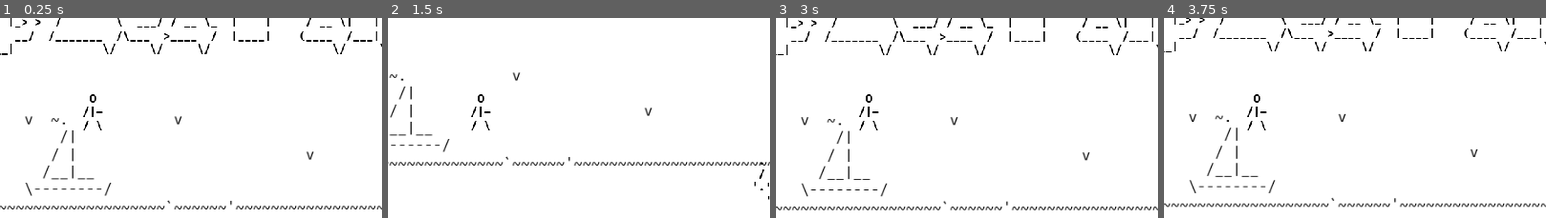
Above: before the commit, frames 1-4 (left to right).
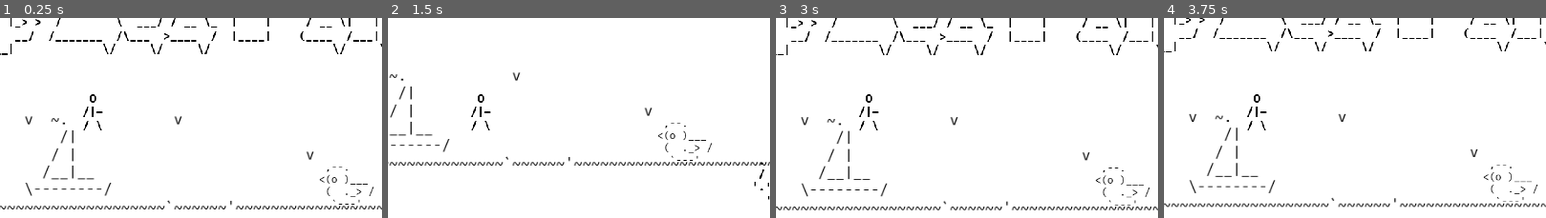
Above: after the commit, the same moments.

Repository: takumisegi/2D-Game-Project
Game: Godot game, scene res://Scene/main scene.tscn
Same seed, same stepped clock (60 frames per second), same inputs: the game is played once before the commit and once after it. This scene is started directly instead of the project's main scene.
Inputs (mouse positions are % of the whole screen's width and height, from its top left):
- Up to frame 1 (0.25 s): no input
- Up to frame 2 (1.5 s): hold Right (ui_right) 0.53-1.28 s; hold Down (ui_down) from 1.28 s (still down)
- Up to frame 3 (3 s): release Down (ui_down) at 2.03 s; hold Right (ui_right) 2.03-2.75 s; click (50, 60) at 2.75 s
- Up to frame 4 (3.75 s): hold Space (swim_up) from 3.53 s (still down)
The pictures show only the part of the screen within x 30-80%, y 41-91%; the shares and areas given below are measured in that part.

The runs differ from the first frame. In frame 1, 0.2% of the frame differs, in the area x 83-98%, y 74-94%; in frame 2, 0.2%; in frame 3, 0.2%; in frame 4, 0.3%, in the area x 83-98%, y 73-92%.

Commit message:
add the duck, create jellyfish scene

Diff:
--- /dev/null
+++ b/2d-game-project/Jellyfish.tscn
@@ -0,0 +1,9 @@
+[gd_scene load_steps=2 format=3 uid="uid://6itguqhpcbhy"]
+
+[ext_resource type="Texture2D" uid="uid://glnf02x6vhk2" path="res://icon.svg" id="1_i5s74"]
+
+[node name="CharacterBody2D" type="CharacterBody2D"]
+
+[node name="Icon" type="Sprite2D" parent="."]
+scale = Vector2(0.828125, 0.828125)
+texture = ExtResource("1_i5s74")
--- a/2d-game-project/Scene/Tutorial.tscn
+++ b/2d-game-project/Scene/Tutorial.tscn
@@ -21,7 +21,7 @@
 offset_bottom = 488.0
 theme_override_colors/font_color = Color(0, 0, 0, 1)
 theme_override_fonts/font = ExtResource("2_kaeaa")
-text = "Press S and D to control left and right.
+text = "Press A and D to control left and right.
 Press SPACE to swim up.
 ESC to exit.
 
--- a/2d-game-project/Scene/main scene.tscn
+++ b/2d-game-project/Scene/main scene.tscn
@@ -9,6 +9,7 @@
 [ext_resource type="PackedScene" uid="uid://7vrwvxtgmtbr" path="res://Scene/deep_sea_panic_assets_treasure_v_01.tscn" id="8_n1gkw"]
 [ext_resource type="PackedScene" uid="uid://dtv84mvlsymov" path="res://Scene/shark left movement.tscn" id="9_0cjts"]
 [ext_resource type="PackedScene" uid="uid://yds2nwli1bpe" path="res://Scene/marine_trench.tscn" id="9_tv7dx"]
+[ext_resource type="Texture2D" uid="uid://ddjuhee00tkdh" path="res://Assets/Ascii Art/DeepSeaPanic-Assets-Duck-V01.png" id="10_hnkfo"]
 
 [sub_resource type="CircleShape2D" id="CircleShape2D_xrlxq"]
 radius = 65.0077
@@ -118,3 +119,9 @@
 
 [node name="Shark6" parent="." instance=ExtResource("9_0cjts")]
 position = Vector2(420, 1154)
+
+[node name="DeepSeaPanic-assets-duck-v01" type="Sprite2D" parent="."]
+texture_filter = 2
+position = Vector2(853, 546)
+scale = Vector2(0.914, 0.914)
+texture = ExtResource("10_hnkfo")
Not shown: 1 places in 2d-game-project/Scene/main scene.tscn that only renumber resources
